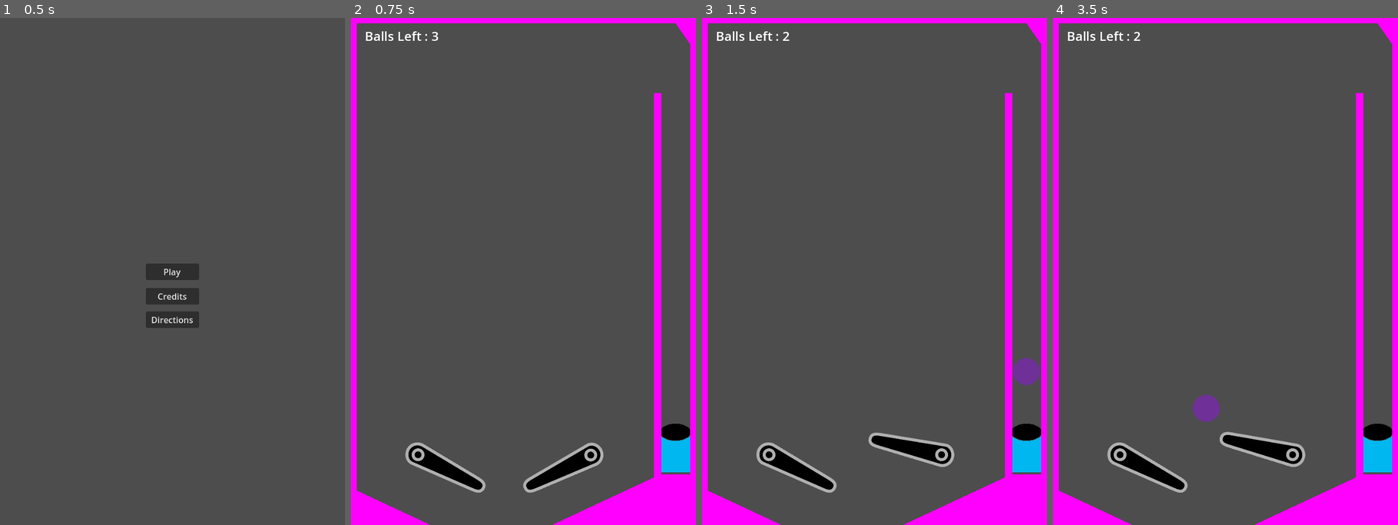
Above: before the commit, frames 1-4 (left to right).
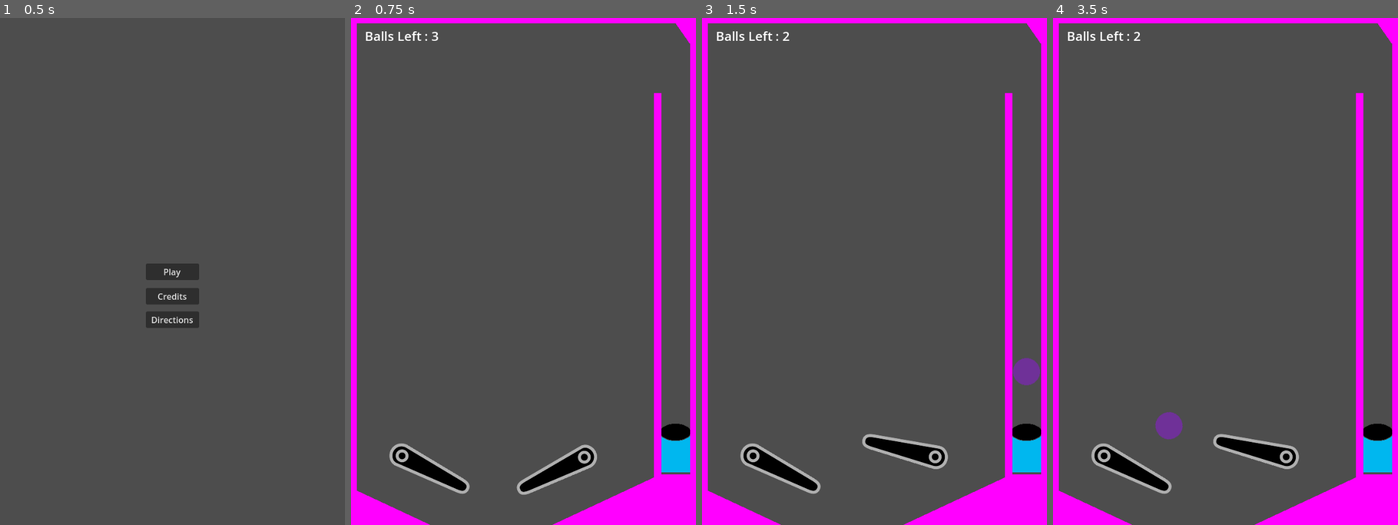
Above: after the commit, the same moments.

Repository: bsu-cs315/fp-team1-pinball
Game: Godot game, scene res://Title screen/title_screen.tscn
Same seed, same stepped clock (60 frames per second), same inputs: the game is played once before the commit and once after it.
Inputs:
- Up to frame 1 (0.5 s): no input
- Up to frame 2 (0.75 s): click "Play" at 0.5 s
- Up to frame 3 (1.5 s): tap Enter at 1.25 s; hold E (right_flipper) from 1.28 s (still down); tap Space (launch) at 1.35 s
- Up to frame 4 (3.5 s): release E (right_flipper) at 2.03 s; hold Q (left_flipper) 2.03-2.78 s; tap Space (launch) at 2.1, 2.85 s; hold E (right_flipper) from 2.78 s (still down)

Frame 1 is identical in both runs. In frame 2, 1.7% of the frame differs, in the area x 11-74%, y 83-95%; in frame 3, 2.0%; in frame 4, 2.7%, in the area x 11-74%, y 74-94%.

Commit message:
Combine flippers into one scene and one script.

Diff:
--- a/project/flippers/flipper_left.gd
+++ /dev/null
@@ -1,16 +0,0 @@
-extends Node2D
-
-var _starting_rotation = PI + 0.54
-var _rotation_amount = -0.7
-var _target_rotation = 0.0
-
-func _ready() -> void:
-	rotation = _starting_rotation
-	_target_rotation = _starting_rotation
-
-func _process(_delta: float) -> void:
-	if Input.is_action_pressed("left_flipper"):
-		_target_rotation = _starting_rotation + _rotation_amount
-	else:
-		_target_rotation = _starting_rotation
-	rotation = lerp_angle(rotation, _target_rotation, 0.3)
--- a/project/flippers/flipper_left.tscn
+++ b/project/flippers/flipper_left.tscn
@@ -1,6 +1,6 @@
 [gd_scene load_steps=6 format=3 uid="uid://csrp23ke64f4b"]
 
-[ext_resource type="Script" path="res://flippers/flipper_left.gd" id="1_2sh5h"]
+[ext_resource type="Script" path="res://flippers/flippers.gd" id="1_8m57v"]
 [ext_resource type="Texture2D" uid="uid://ge0re0nh3n63" path="res://flippers/flipper.png" id="2_3m607"]
 
 [sub_resource type="PhysicsMaterial" id="PhysicsMaterial_7jbh8"]
@@ -15,7 +15,7 @@
 [node name="flipper_left" type="StaticBody2D" groups=["Flippers"]]
 scale = Vector2(0.5, 0.5)
 physics_material_override = SubResource("PhysicsMaterial_7jbh8")
-script = ExtResource("1_2sh5h")
+script = ExtResource("1_8m57v")
 metadata/_edit_group_ = true
 
 [node name="Sprite2D" type="Sprite2D" parent="."]
--- a/project/flippers/flipper_right.gd
+++ /dev/null
@@ -1,16 +0,0 @@
-extends Node2D
-
-var _starting_rotation = -0.4
-var _rotation_amount = -0.7
-var _target_rotation = 0.0
-
-func _ready() -> void:
-	rotation = _starting_rotation
-	_target_rotation = _starting_rotation
-
-func _process(_delta: float) -> void:
-	if Input.is_action_pressed("right_flipper"):
-		_target_rotation = _starting_rotation - _rotation_amount
-	else:
-		_target_rotation = _starting_rotation
-	rotation = lerp_angle(rotation, _target_rotation, 0.3)
--- a/project/flippers/flipper_right.tscn
+++ b/project/flippers/flipper_right.tscn
@@ -1,6 +1,6 @@
 [gd_scene load_steps=6 format=3 uid="uid://sqjfptvf1vkw"]
 
-[ext_resource type="Script" path="res://flippers/flipper_right.gd" id="1_p3mi5"]
+[ext_resource type="Script" path="res://flippers/flippers.gd" id="1_2gl4r"]
 [ext_resource type="Texture2D" uid="uid://ge0re0nh3n63" path="res://flippers/flipper.png" id="2_gfs6y"]
 
 [sub_resource type="PhysicsMaterial" id="PhysicsMaterial_td0fs"]
@@ -15,7 +15,7 @@
 [node name="flipper_right" type="StaticBody2D" groups=["Flippers"]]
 scale = Vector2(0.5, 0.5)
 physics_material_override = SubResource("PhysicsMaterial_td0fs")
-script = ExtResource("1_p3mi5")
+script = ExtResource("1_2gl4r")
 metadata/_edit_group_ = true
 
 [node name="Sprite2D" type="Sprite2D" parent="."]
--- /dev/null
+++ b/project/flippers/flippers.gd
@@ -0,0 +1,42 @@
+extends Node2D
+
+@export var left_flipper_node: NodePath
+@export var right_flipper_node: NodePath
+@export var flipper_speed := .3
+
+var left_flipper_starting_rotation: float = -0.4
+var left_flipper_rotation_amount: float = 0.7
+
+var right_flipper_starting_rotation: float = PI + 0.54
+var right_flipper_rotation_amount: float = 0.7
+
+var _left_flipper_target_rotation: float = 0.0
+var _right_flipper_target_rotation: float = 0.0
+
+var left_flipper: Node2D
+var right_flipper: Node2D
+
+func _ready() -> void:
+	left_flipper = get_node(left_flipper_node)
+	right_flipper = get_node(right_flipper_node)
+
+	left_flipper.rotation = left_flipper_starting_rotation
+	_left_flipper_target_rotation = left_flipper_starting_rotation
+
+	right_flipper.rotation = right_flipper_starting_rotation
+	_right_flipper_target_rotation = right_flipper_starting_rotation
+
+func _process(_delta: float) -> void:
+	if Input.is_action_pressed("right_flipper"):
+		_left_flipper_target_rotation = left_flipper_starting_rotation + left_flipper_rotation_amount
+	else:
+		_left_flipper_target_rotation = left_flipper_starting_rotation
+
+	left_flipper.rotation = lerp_angle(left_flipper.rotation, _left_flipper_target_rotation, flipper_speed)
+
+	if Input.is_action_pressed("left_flipper"):
+		_right_flipper_target_rotation = right_flipper_starting_rotation - right_flipper_rotation_amount
+	else:
+		_right_flipper_target_rotation = right_flipper_starting_rotation
+
+	right_flipper.rotation = lerp_angle(right_flipper.rotation, _right_flipper_target_rotation, flipper_speed)
--- /dev/null
+++ b/project/flippers/flippers.tscn
@@ -0,0 +1,20 @@
+[gd_scene load_steps=4 format=3 uid="uid://uy7ohkn30ccv"]
+
+[ext_resource type="Script" path="res://flippers/flippers.gd" id="1_duoia"]
+[ext_resource type="PackedScene" uid="uid://csrp23ke64f4b" path="res://flippers/flipper_left.tscn" id="1_mbad3"]
+[ext_resource type="PackedScene" uid="uid://sqjfptvf1vkw" path="res://flippers/flipper_right.tscn" id="2_majwm"]
+
+[node name="Flippers" type="Node2D"]
+script = ExtResource("1_duoia")
+left_flipper_node = NodePath("flipper_left")
+right_flipper_node = NodePath("flipper_right")
+flipper_speed = 0.5
+
+[node name="flipper_left" parent="." instance=ExtResource("1_mbad3")]
+position = Vector2(528, 482)
+script = null
+
+[node name="flipper_right" parent="." instance=ExtResource("2_majwm")]
+position = Vector2(184, 480)
+rotation = -2.97898
+script = null
--- a/project/project.godot
+++ b/project/project.godot
@@ -20,6 +20,10 @@
 window/size/viewport_width=648
 window/size/viewport_height=952
 
+[dotnet]
+
+project/assembly_name="CS315 Final Project - Pinball"
+
 [global_group]
 
 Flippers=""
--- a/project/world/world.tscn
+++ b/project/world/world.tscn
@@ -1,9 +1,8 @@
-[gd_scene load_steps=17 format=3 uid="uid://c8yur30t2p2yo"]
+[gd_scene load_steps=16 format=3 uid="uid://c8yur30t2p2yo"]
 
 [ext_resource type="Script" path="res://world/world.gd" id="1_gtqkf"]
 [ext_resource type="PackedScene" uid="uid://bh7hvwo0kc42s" path="res://launcher/launcher.tscn" id="1_ijd6e"]
-[ext_resource type="PackedScene" uid="uid://csrp23ke64f4b" path="res://flippers/flipper_left.tscn" id="2_ojv08"]
-[ext_resource type="PackedScene" uid="uid://sqjfptvf1vkw" path="res://flippers/flipper_right.tscn" id="3_70sgq"]
+[ext_resource type="PackedScene" uid="uid://uy7ohkn30ccv" path="res://flippers/flippers.tscn" id="3_po2wi"]
 
 [sub_resource type="PhysicsMaterial" id="PhysicsMaterial_i55ga"]
 
@@ -155,11 +154,8 @@
 [node name="CollisionShape2D" type="CollisionShape2D" parent="BallKillZone"]
 shape = SubResource("RectangleShape2D_21ahr")
 
-[node name="flipper_right" parent="." instance=ExtResource("3_70sgq")]
-position = Vector2(451, 820)
-
-[node name="flipper_left" parent="." instance=ExtResource("2_ojv08")]
-position = Vector2(125, 820)
+[node name="Flippers" parent="." instance=ExtResource("3_po2wi")]
+position = Vector2(-89, 342)
 
 [node name="BallsLeftLabel" type="Label" parent="."]
 offset_left = 26.0
